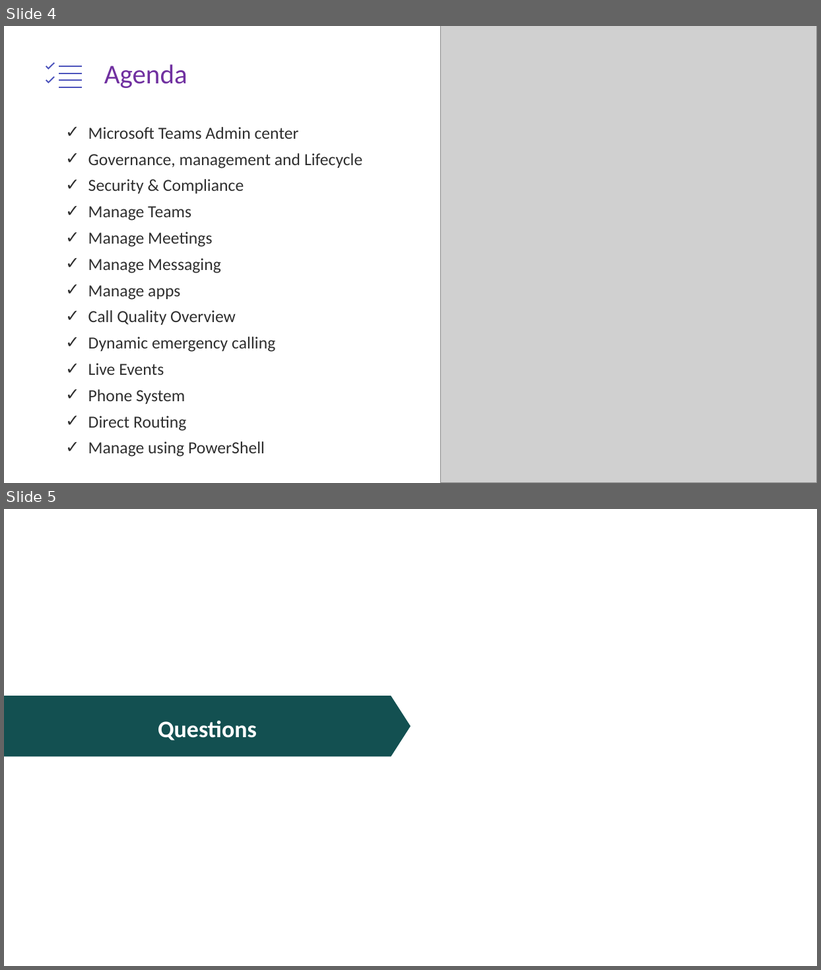
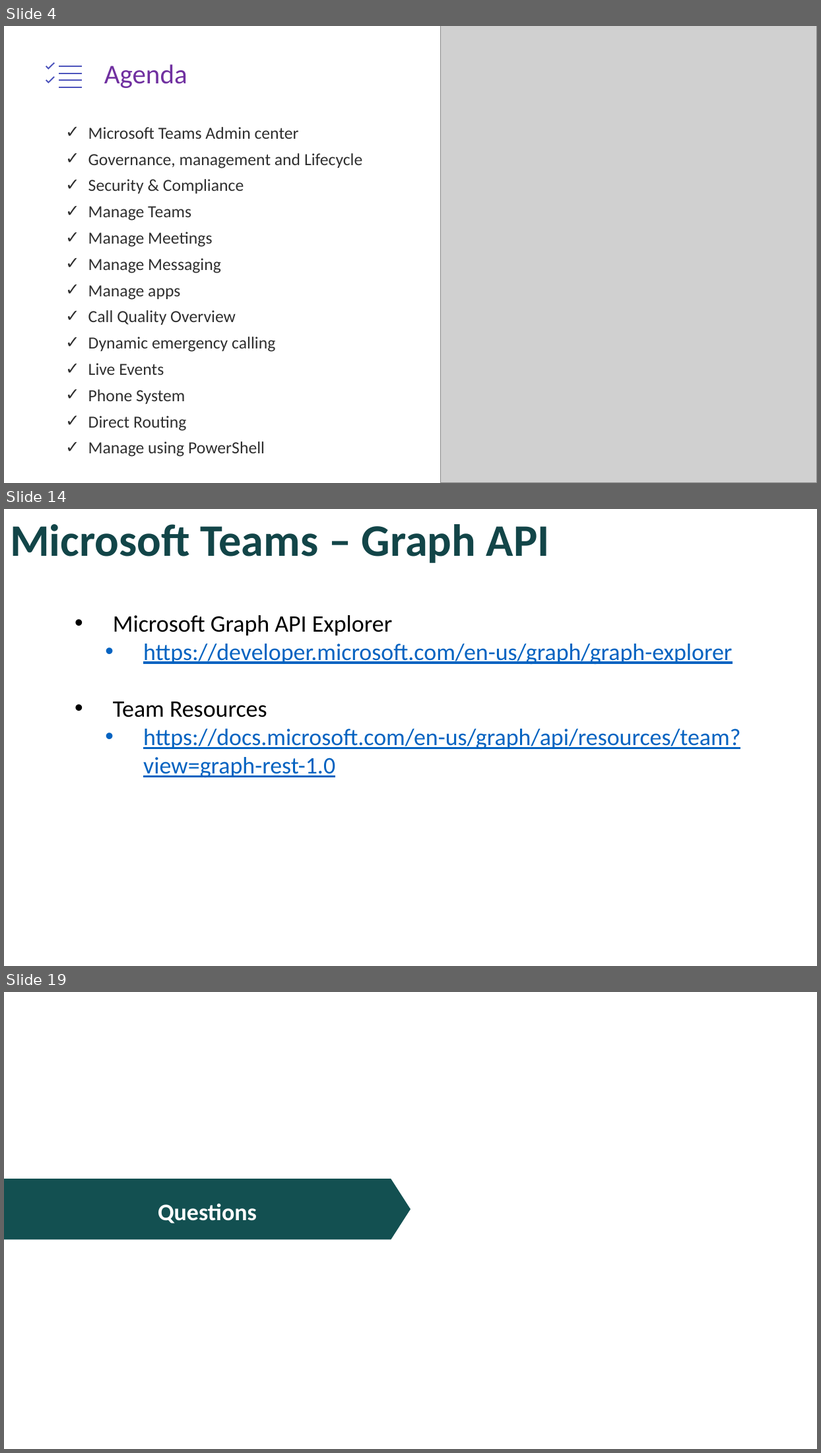
Before and after one commit to JPOWER4/MicrosoftTeams, a slide deck: MicrosoftTeams-Admin.pptx. Shown one above the other, each under a label of ours: slides 4 and 5 before the commit, slides 4, 14 and 19 after it; the slides between them are not shown. The pictures are 821x970 and 821x1453 pixels, drawn with LibreOffice and Linux fonts; fonts in the diff are those of the drawing; grey boxes stand for pictures; background and template pictures are left out. Boxes give left, top, right and bottom in pixels: in the first picture for what was removed or moved away, otherwise in the second. Text is boxed around its words. In the diff, an @@ line names an element or a change of style, - is before the commit and + after.

```diff
--- a/MicrosoftTeams-Admin.pptx
+++ b/MicrosoftTeams-Admin.pptx
@@ slide 14 added at (x1=4, y1=509, x2=817, y2=966), background #FFFFFF @@
@@ text added at (x1=10, y1=524, x2=550, y2=563), 53.3 pt, text #124548, bold @@
+Microsoft Teams – Graph API
@@ text added at (x1=113, y1=615, x2=741, y2=778), 28 pt, text #0563C1, underline @@
+• Microsoft Graph API Explorer
+  • https://developer.microsoft.com/en-us/graph/graph-explorer
+• Team Resources
+  • https://docs.microsoft.com/en-us/graph/api/resources/team?view=graph-rest-1.0
@@ what was slide 5 is now slide 19 @@
```
Also in this commit, not shown: 13 other slides added, 16 other files.
